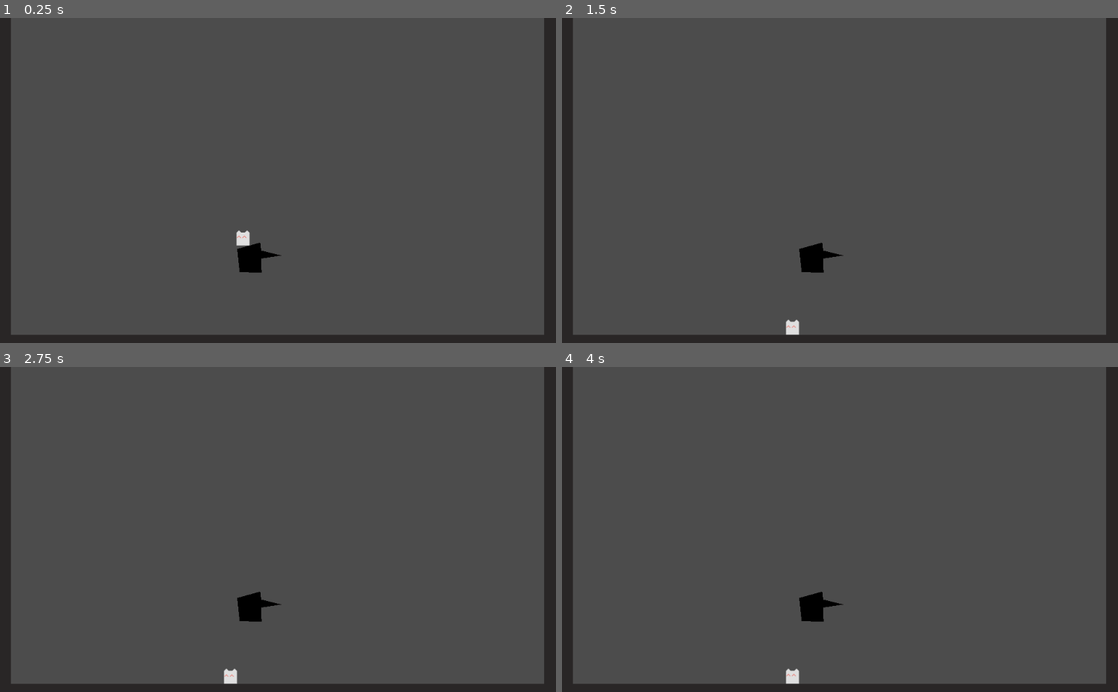
Above: before the commit, frames 1-4 (two rows, left to right).
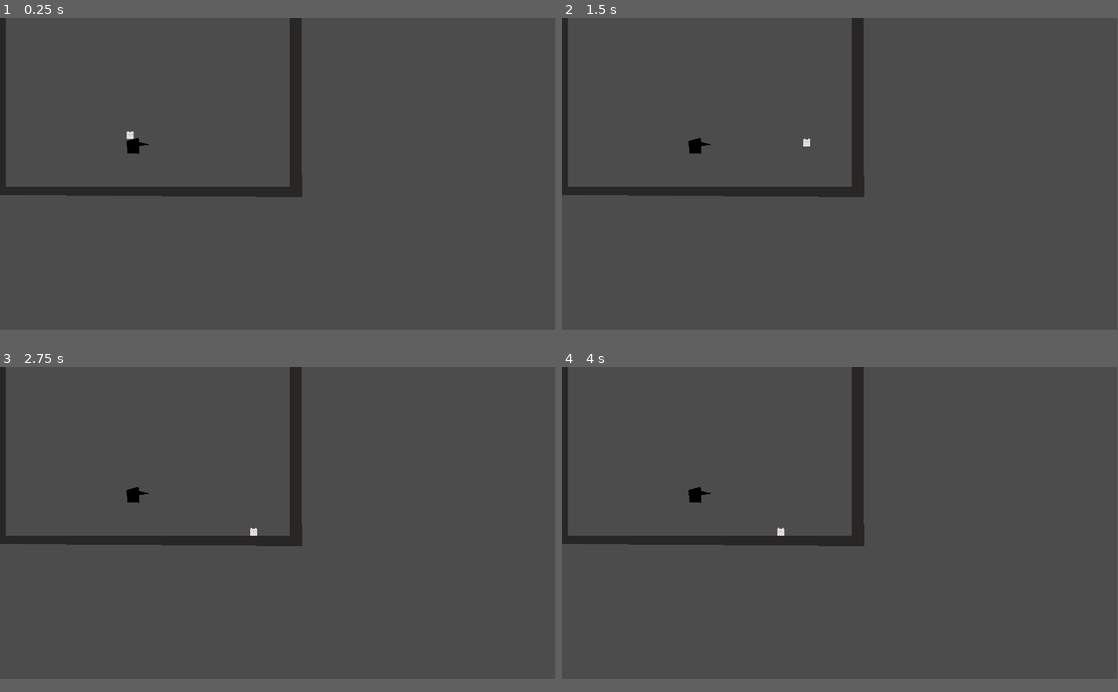
Above: after the commit, the same moments.

Repository: Chris-Qinn/Wolf-2
Game: Godot game, scene res://GameLevel.tscn
The game is run twice, just before and just after one commit, with the same random seed, the same clock (stepped at 60 frames per second) and the same inputs.
Inputs:
- Up to frame 1 (0.25 s): no input
- Up to frame 2 (1.5 s): hold D (key_right, bound only after the commit) 0.53-1.28 s; hold Space (jump, bound only after the commit) 0.53-1.28 s; hold A (key_left, bound only after the commit) from 1.28 s (still down); tap Space (jump, bound only after the commit) at 1.35 s
- Up to frame 3 (2.75 s): tap Space (jump, bound only after the commit) at 1.52, 1.82 s; tap Enter at 2 s; release A (key_left, bound only after the commit) at 2.03 s; hold D (key_right, bound only after the commit) from 2.03 s (still down); hold Space (jump, bound only after the commit) from 2.03 s (still down)
- Up to frame 4 (4 s): release Space (jump, bound only after the commit) at 2.78 s; tap Space (jump, bound only after the commit) at 2.85, 3.02, 3.32 s; release D (key_right, bound only after the commit) at 3.53 s; hold A (key_left, bound only after the commit) from 3.53 s (still down); hold Space (jump, bound only after the commit) from 3.53 s (still down)
In our replay, the window is 800x468 before the commit and 799x449 after it. These sizes can differ from the game's own. Grey fills any space a smaller window leaves; there, only what the larger window draws over its background counts as a difference.

The runs differ from the first frame. In frame 1, 7.9% of the frame differs, in the area x 0-100%, y 0-98%; in frame 2, 7.9%; in frame 3, 7.9%; in frame 4, 7.9%.

Commit message:
small control hanges, start of dash implementation

Diff:
--- a/Wolf.tscn
+++ b/Wolf.tscn
@@ -26,4 +26,11 @@
 [node name="WolfSprite" type="AnimatedSprite" parent="KinematicBody2D"]
 frames = SubResource( 2 )
 animation = "move"
+frame = 1
 playing = true
+
+[node name="Light2D" type="Light2D" parent="KinematicBody2D"]
+position = Vector2( -0.0325127, 0.0554707 )
+scale = Vector2( 0.0118082, 24.4839 )
+texture_scale = 29.33
+shadow_enabled = true
--- a/project.godot
+++ b/project.godot
@@ -21,6 +21,8 @@
 
 [display]
 
+window/size/width=1920
+window/size/height=1080
 window/size/resizable=false
 window/size/fullscreen=true
 
@@ -39,6 +41,37 @@
 jump={
 "deadzone": 0.5,
 "events": [ Object(InputEventJoypadButton,"resource_local_to_scene":false,"resource_name":"","device":0,"button_index":0,"pressure":0.0,"pressed":false,"script":null)
+, Object(InputEventKey,"resource_local_to_scene":false,"resource_name":"","device":0,"alt":false,"shift":false,"control":false,"meta":false,"command":false,"pressed":false,"scancode":32,"unicode":0,"echo":false,"script":null)
+ ]
+}
+key_left={
+"deadzone": 0.5,
+"events": [ Object(InputEventKey,"resource_local_to_scene":false,"resource_name":"","device":0,"alt":false,"shift":false,"control":false,"meta":false,"command":false,"pressed":false,"scancode":65,"unicode":0,"echo":false,"script":null)
+ ]
+}
+key_right={
+"deadzone": 0.5,
+"events": [ Object(InputEventKey,"resource_local_to_scene":false,"resource_name":"","device":0,"alt":false,"shift":false,"control":false,"meta":false,"command":false,"pressed":false,"scancode":68,"unicode":0,"echo":false,"script":null)
+ ]
+}
+up={
+"deadzone": 0.3,
+"events": [ Object(InputEventJoypadMotion,"resource_local_to_scene":false,"resource_name":"","device":0,"axis":1,"axis_value":-1.0,"script":null)
+ ]
+}
+down={
+"deadzone": 0.3,
+"events": [ Object(InputEventJoypadMotion,"resource_local_to_scene":false,"resource_name":"","device":0,"axis":1,"axis_value":1.0,"script":null)
+ ]
+}
+key_up={
+"deadzone": 0.5,
+"events": [ Object(InputEventKey,"resource_local_to_scene":false,"resource_name":"","device":0,"alt":false,"shift":false,"control":false,"meta":false,"command":false,"pressed":false,"scancode":87,"unicode":0,"echo":false,"script":null)
+ ]
+}
+key_down={
+"deadzone": 0.5,
+"events": [ Object(InputEventKey,"resource_local_to_scene":false,"resource_name":"","device":0,"alt":false,"shift":false,"control":false,"meta":false,"command":false,"pressed":false,"scancode":83,"unicode":0,"echo":false,"script":null)
  ]
 }
 
--- a/scripts/Wolf_Movement.gd
+++ b/scripts/Wolf_Movement.gd
@@ -13,6 +13,8 @@
 var surface_normal;
 var jump_buffer;
 var jumping;
+var hasdash;
+var wolf;
 
 # Called when the node enters the scene tree for the first time.
 func _ready():
@@ -21,6 +23,7 @@
 	acceleration.x = 0;
 	acceleration.y = 2;
 	jump_buffer = 0;
+	hasdash = true;
 
 
 
@@ -28,15 +31,34 @@
 # Called every frame. 'delta' is the elapsed time since the previous frame.
 #func _process(delta):
 #	passsdlf
+func get_dash_direction():
+	var dash_d = Vector2()
+	dash_d.x = Input.get_action_strength("right") - Input.get_action_strength("left")
+	dash_d.y = Input.get_action_strength("down") - Input.get_action_strength("up")
+	if dash_d.x == 0 and dash_d.y == 0:
+		pass
 
 func get_input():
 
 	var LRJoy = Input.get_action_strength("right") - Input.get_action_strength("left")
 	acceleration.x = LRJoy
+	var LRKey = 0
+	if Input.is_action_pressed("key_right"):
+		LRKey += 1
+
+	if Input.is_action_pressed("key_left"):
+		LRKey -= 1
+	if LRJoy == 0:
+		acceleration.x = LRKey
+
+	if hasdash and Input.is_action_just_pressed("dash"):
+		var dash_d = get_dash_direction()
+
 
 	if is_on_surface and Input.is_action_just_pressed("jump") and (surface_normal.y < -0.5 or velocity.y == 0):
 		jumping = true
 		jump_buffer = 0.15;
+		velocity.y = -5;
 	elif Input.is_action_pressed("jump") and jump_buffer > 0:
 		jumping = true
 	else:
@@ -49,41 +71,54 @@
 	get_input()
 
 	if jumping:
-		velocity.y = -5
+		pass
 	else:
 		velocity.y += acceleration.y*30*delta
 
 	if jump_buffer > 0:
 		jump_buffer -= delta;
-		print(jump_buffer)
+		# print(jump_buffer)
 
-	velocity.y = min(velocity.y, 6.6)
-	if acceleration.x == 0:
-		acceleration.x = -velocity.x
-	velocity.x += acceleration.x*30*delta
+	velocity.y = min(velocity.y, 5)
 
-	velocity.x = min( max(-1.5*Input.get_action_strength("left"), velocity.x), 1.5*Input.get_action_strength("right") )
+
+	var v_x_limit = max(1.5*Input.get_action_strength("left"), 1.5*Input.get_action_strength("right"))
+	if Input.is_action_pressed("key_left") or Input.is_action_pressed("key_right"):
+		v_x_limit = 1.5;
+
+	if acceleration.x == 0 or abs(velocity.x) > v_x_limit:
+		acceleration.x = -0.5*velocity.x
+		velocity.x += acceleration.x*30*delta
+	else:
+		velocity.x += acceleration.x*30*delta
+		velocity.x = min( max( -v_x_limit, velocity.x ), v_x_limit )
+		print(velocity.x)
+
 
 	if is_on_surface == false:
 		velocity.x *= 1.8
 	else:
 		velocity.x *= 1.2
-	if velocity.x > 0:
-		$"WolfSprite".flip_h = false;
-	elif velocity.x < 0:
-		$"WolfSprite".flip_h = true;
 
 	var motion = velocity*delta*movespeed
+
+	if is_on_surface == false:
+		velocity.x /= 1.8
+	else:
+		velocity.x /= 1.2
 
 	var collision = move_and_collide(motion)
 	if collision:
 		#velocity -= velocity * velocity.dot(collision.normal);
+		if collision.normal.y < -0.5:
+			velocity.y = 0;
 		var slide = collision.remainder.slide(collision.normal);
 		velocity = velocity.slide(collision.normal)
 		move_and_collide(slide)
 		is_on_surface = true;
 		surface_normal = collision.normal
-		jump_buffer = 0;
+		if collision.normal.y > 0.5:
+			jump_buffer = 0;
 	else:
 		is_on_surface = false;
 
